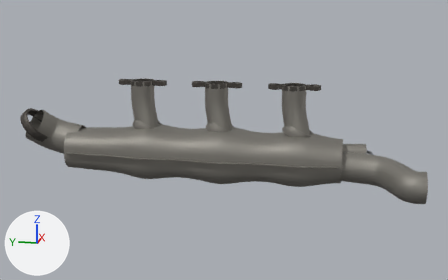
What one commit did to the glTF model public/parts/heat-exchanger-right.glb.
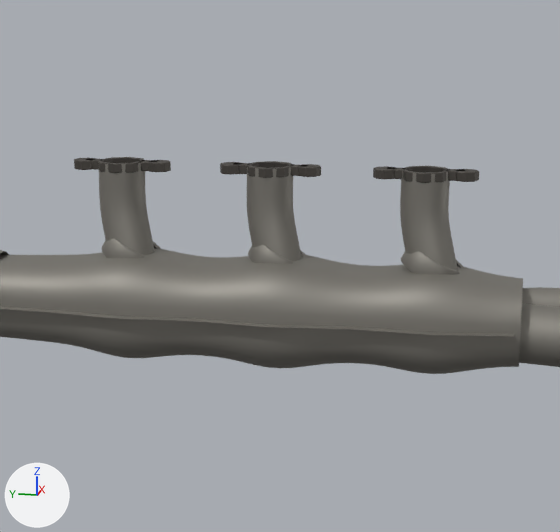
There are two pictures of each version: one whole from a 50 mm camera at (-684.0, -225.0, 77.0) aimed at (208.0, -46.0, -147.0), one close up on the part from 18% to 81% of the width and 0% to 95% of the height. The lights are fixed; the arrows at lower left show +X, +Y and +Z. The last two pictures show the newer version. Where no turn or scale is listed for an object, it has been applied to the vertices. Vertices at exactly the same position are counted once.

Objects in the first close-up: 'heat-exchanger-right:aluminized', 'heat-exchanger-right:heatSteel'.
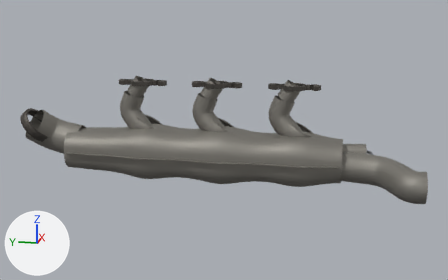
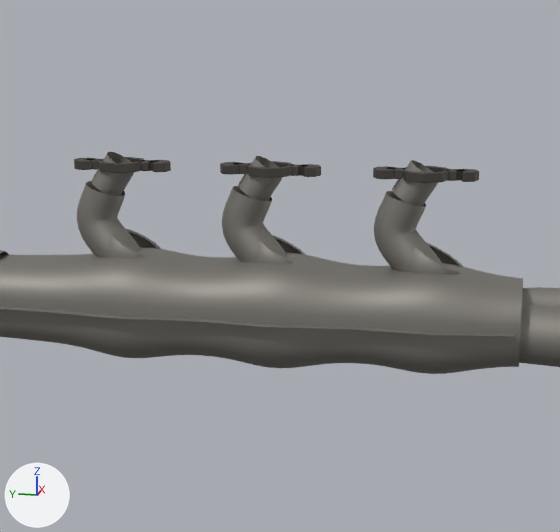
Where the newer file only moved an object's origin or applied its transform, the numbers keep the older frame.

The change, as a diff of the scene's bpy script:
```diff
--- a/public/parts/heat-exchanger-right.glb.py
+++ b/public/parts/heat-exchanger-right.glb.py
@@ me_mesh_0 @@
 # used by ob_heat_exchanger_right_aluminized; location = (206.3, -25.8, -140.4)
-me_mesh_0.from_pydata(...)  # 4556 vertices, 8628 faces; spans x -80.0..80.0, y -308.0..308.0, z -76.0..76.0
+me_mesh_0.from_pydata(...)  # 4634 vertices, 8724 faces; spans x -80.0..80.0, y -308.0..308.0, z -76.0..83.0
+# me_mesh_0 part 1: a new loose piece of 294 vertices spanning x 6.0..45.0, y -146.0..-84.0, z -25.0..59.0, in mat_aluminized (grey #8e8b84)
+# me_mesh_0 part 2: a new loose piece of 294 vertices spanning x 6.0..45.0, y -28.0..34.0, z -25.0..59.0, in mat_aluminized (grey #8e8b84)
+# me_mesh_0 part 3: a new loose piece of 294 vertices spanning x 6.0..45.0, y 90.0..152.0, z -25.0..59.0, in mat_aluminized (grey #8e8b84)
+# me_mesh_0 part 4: 3 vertices moved within x 42.0, y -109.0..127.0, z 57.0; 1194 vertices removed from x 4.0..47.0, y -151.0..133.0, z -19.0..76.0; 390 vertices added at x 16.0..42.0, y -133.0..139.0, z 47.0..83.0
 me_mesh_0.materials.append(mat_aluminized)
```

Changed parts and their boxes (x1, y1, x2, y2) in the close-ups (560 x 532 px):
'heat-exchanger-right:aluminized', reshaped: before (0, 163, 560, 374); after (0, 152, 560, 374)
part 1 of me_mesh_0, added: after (374, 191, 444, 272)
part 2 of me_mesh_0, added: after (222, 186, 288, 262)
part 3 of me_mesh_0, added: after (77, 181, 141, 257)
part 4 of me_mesh_0, cut back: before (99, 163, 458, 270); after (91, 152, 439, 206)
